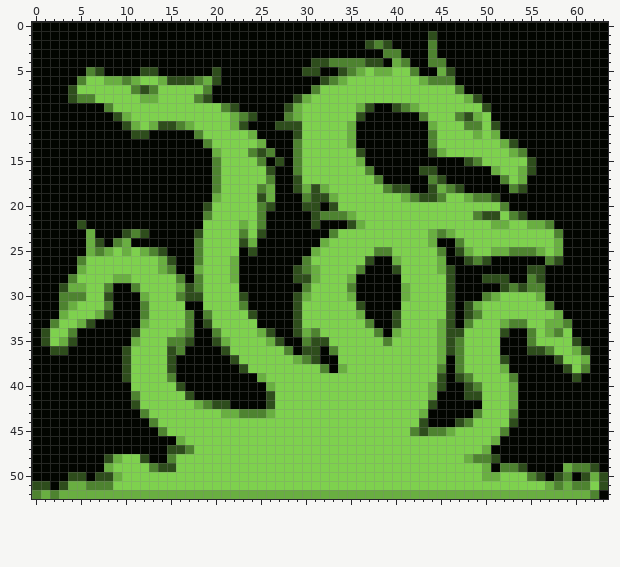
Two versions of one pixel-art sprite, ui/img/hydra-s.gif. Above, as it was before the edit.
The file is 64x53 pixels. Colours within 5 levels of each other are drawn and written as one.
The result:
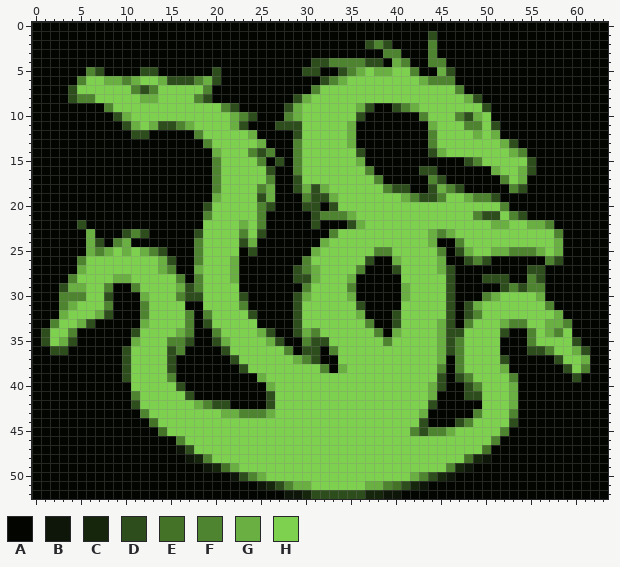
Palette (. is transparent): A #020500  B #0d1608  C #16260c  D #2e4d1c  E #447328  F #4e8330  G #69af41  H #7ed14e
Difference:
y 44: x 13 F -> E
y 45: x 14 F -> E
y 46: x 16 G -> F; x 51 G -> F
y 47: x 15..17 DDF -> ABD; x 50 G -> E
y 48: x 8..12 DGHHD -> AAAAA; x 15..19 FHHHH -> AABCF; x 48..51 GFFD -> ECBA
y 49: x 8..22 GHHHHFDDHHHHHHH -> AAAAAAAAAAABCEG; x 46..50 HHHHG -> FCBAA; x 52..54 FFD -> AAA; x 59..62 GFFD -> AAAA
y 50: x 4..5 DD -> AA; x 7..25 DDGHHHHHHHHHHHHHHHH -> AAAAAAAAAAAAAAABDFG; x 42..56 HHHHHHHHGGHHHFD -> GFDCBAAAAAAAAAA; x 58..59 DF -> AA; x 61..63 DGD -> AAA
y 51: x 0..1 DD -> AA; x 3..30 DGGFFFHHHHHHHHHHHHHHHHHHHHHH -> AAAAAAAAAAAAAAAAAAAAAABCDFGG; x 37..63 HHHHHHHHHHHHHHHHHHHHGFGFFHD -> GGFEDCBAAAAAAAAAAAAAAAAAAAA
y 52: x 0..62 FGFGGGGGGGGGGGGGGGGGGGGGGGGGGGGGGGGGGGGGGGGGGGGGGGGGGGGGGGGGGGF -> AAAAAAAAAAAAAAAAAAAAAAAAAAAABBCDDDDDDCCBBAAAAAAAAAAAAAAAAAAAAAA
